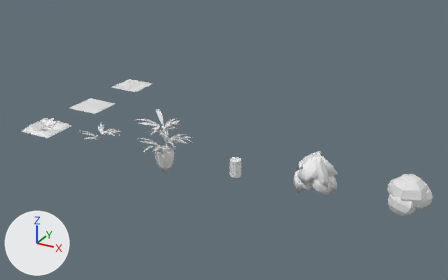
The Blender file scenes/scene-editor.blend as it was, and as the next commit left it.
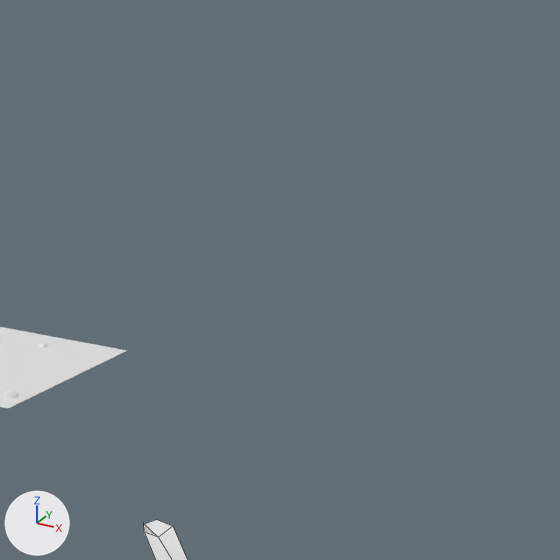
Each version appears first whole from a 50 mm camera at (12.11, -11.68, 6.66) aimed at (4.45, 2.26, -0.31), and next in a close-up on the part from 30% to 49% of the width and 11% to 41% of the height. Arrows for +X, +Y and +Z are at lower left; the lights stay in place. The close-ups show mesh edges as thin lines.

Script lines for the objects in view, before the commit:
```python
me_leaf3_leaf = bpy.data.meshes.new('leaf3_leaf')
me_leaf3_leaf.from_pydata(...)  # 448 vertices, 234 faces; spans x -0.66..0.69, y -0.75..0.78, z 0.26..1.13
me_leaf3_leaf.materials.append(mat_default_obj_003)  # white #e7e7e7
me_path = bpy.data.meshes.new('path')
me_path.from_pydata(...)  # 119 vertices, 129 faces; spans x -0.5..0.5, y -0.465..0.535, z 0.003..0.082
me_path.materials.append(mat_default_obj_012)  # white #e7e7e7
ob_leaf3_leaf_002 = bpy.data.objects.new('leaf3_leaf.002', me_leaf3_leaf)
ob_leaf3_leaf_002.location = (4.0, 0.0, 0.0)
ob_path_014 = bpy.data.objects.new('path.014', me_path)
ob_path_014.location = (0.0, 4.0, 0.0)
```
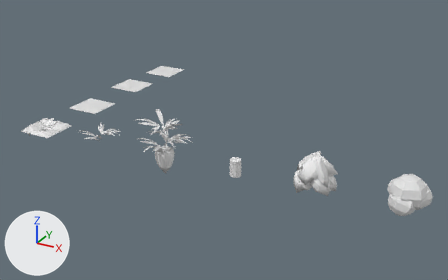
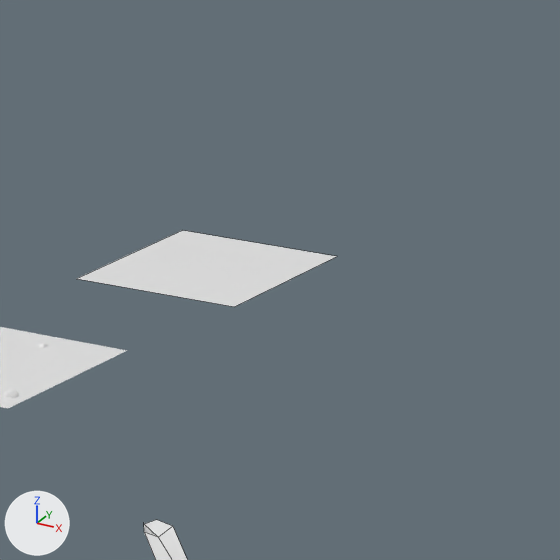
Edits to the bpy script that builds the scene:
```text
Add mat_default_obj_001:
    mat_default_obj_001 = principled_material('Default OBJ.001')
    mat_default_obj_001.base_color = (0.8, 0.8, 0.8)  # white #e7e7e7
Add me_unit_sq:
    me_unit_sq.from_pydata([(-0.5, -0.5, 0.0), (0.5, -0.5, 0.0), (0.5, 0.5, 0.0), (-0.5, 0.5, 0.0)], [], [(0, 1, 2, 3)])
    me_unit_sq.materials.append(mat_default_obj_001)  # white #e7e7e7
Add ob_unit_sq:
    ob_unit_sq = bpy.data.objects.new('unit_sq', me_unit_sq)
    ob_unit_sq.location = (0.0, 6.0, 0.0)
```

Changed parts and their boxes (x1, y1, x2, y2) in the close-ups (560 x 560 px):
'unit_sq', added: after (77, 230, 337, 307)
